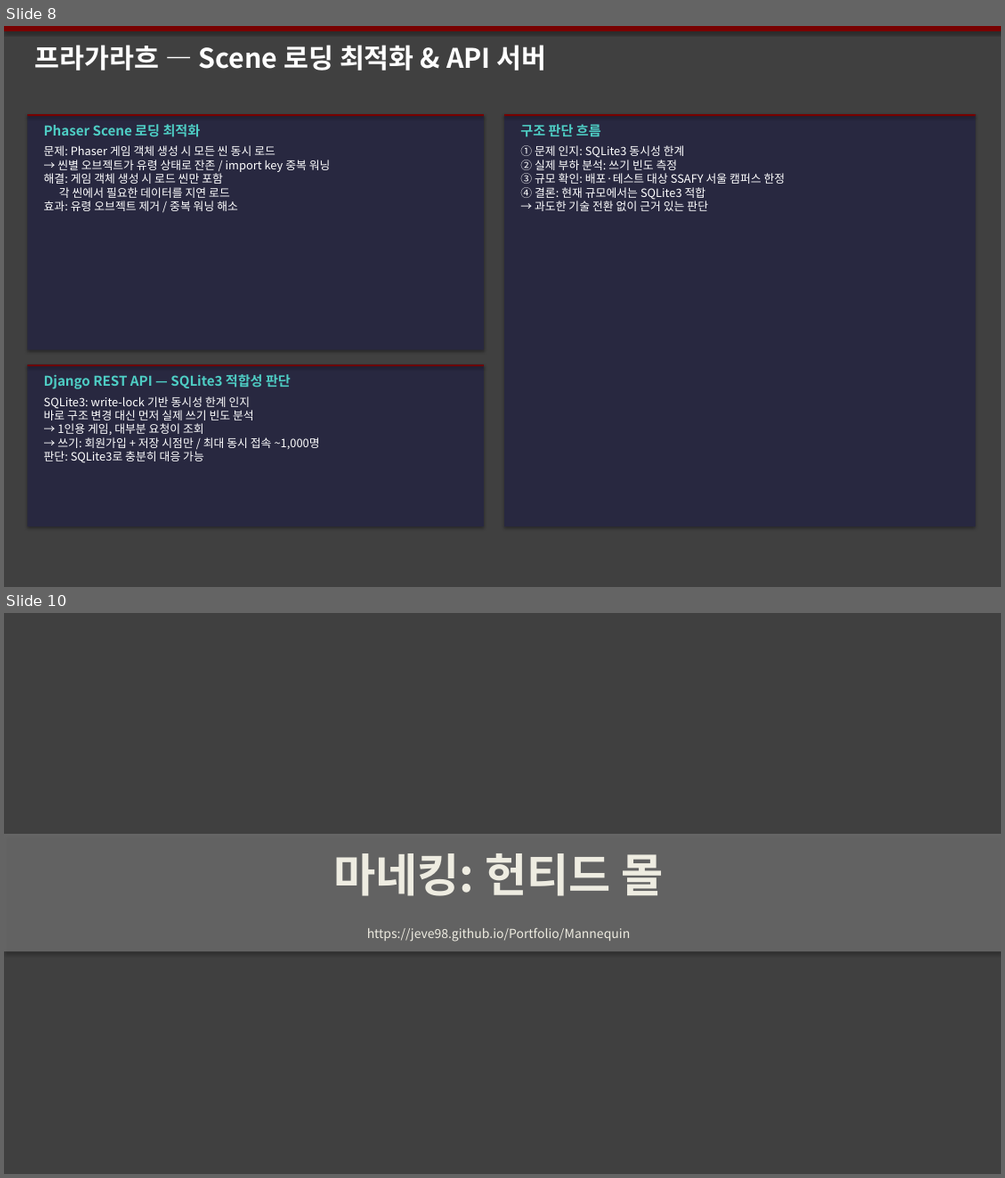
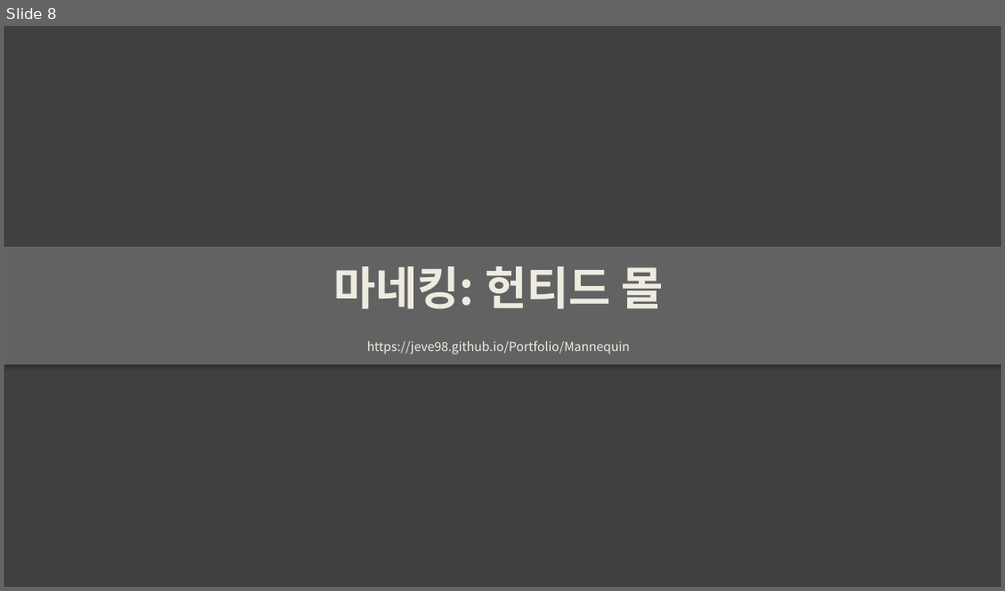
Before and after one commit to Jeve98/Portfolio, a slide deck: 포트폴리오개선안/프로젝트_포트폴리오.pptx. Shown one above the other, each under a label of ours: slides 8 and 10 before the commit, slide 8 after it; the slides between them are not shown. The pictures are 1005x1178 and 1005x591 pixels, drawn with LibreOffice and Linux fonts; fonts in the diff are those of the drawing. Boxes give left, top, right and bottom in pixels: in the first picture for what was removed or moved away, otherwise in the second. Text is boxed around its words. In the diff, an @@ line names an element or a change of style, - is before the commit and + after.

```diff
--- a/포트폴리오개선안/프로젝트_포트폴리오.pptx
+++ b/포트폴리오개선안/프로젝트_포트폴리오.pptx
@@ slide 8 removed at box(4, 26, 1001, 587), background #404040 @@
@@ rectangle removed at box(4, 26, 1001, 31) @@
@@ text removed at box(35, 45, 547, 70) @@
-프라가라흐 — Scene 로딩 최적화 & API 서버
@@ rectangle removed at box(27, 114, 484, 350) @@
@@ rectangle removed at box(27, 114, 484, 116) @@
@@ text removed at box(44, 124, 201, 137) @@
-Phaser Scene 로딩 최적화
@@ rectangle removed at box(504, 114, 975, 526) @@
@@ rectangle removed at box(504, 114, 975, 116) @@
@@ text removed at box(520, 124, 601, 137) @@
-구조 판단 흐름
@@ text removed at box(44, 145, 331, 211) @@
-문제: Phaser 게임 객체 생성 시 모든 씬 동시 로드
-→ 씬별 오브젝트가 유령 상태로 잔존 / import key 중복 워닝
-해결: 게임 객체 생성 시 로드 씬만 포함
-각 씬에서 필요한 데이터를 지연 로드
-효과: 유령 오브젝트 제거 / 중복 워닝 해소
@@ text removed at box(520, 145, 785, 211) @@
-① 문제 인지: SQLite3 동시성 한계
-② 실제 부하 분석: 쓰기 빈도 측정
-③ 규모 확인: 배포·테스트 대상 SSAFY 서울 캠퍼스 한정
-④ 결론: 현재 규모에서는 SQLite3 적합
-→ 과도한 기술 전환 없이 근거 있는 판단
@@ rectangle removed at box(27, 365, 484, 527) @@
@@ rectangle removed at box(27, 365, 484, 366) @@
@@ text removed at box(44, 374, 291, 389) @@
-Django REST API — SQLite3 적합성 판단
@@ text removed at box(44, 396, 320, 463) @@
-SQLite3: write-lock 기반 동시성 한계 인지
-바로 구조 변경 대신 먼저 실제 쓰기 빈도 분석
-→ 1인용 게임, 대부분 요청이 조회
-→ 쓰기: 회원가입 + 저장 시점만 / 최대 동시 접속 ~1,000명
-판단: SQLite3로 충분히 대응 가능
@@ what was slide 10 is now slide 8 @@
```
Also in this commit, not shown: 3 slides changed, 2 slides added, 3 other slides removed, 1 other file.
